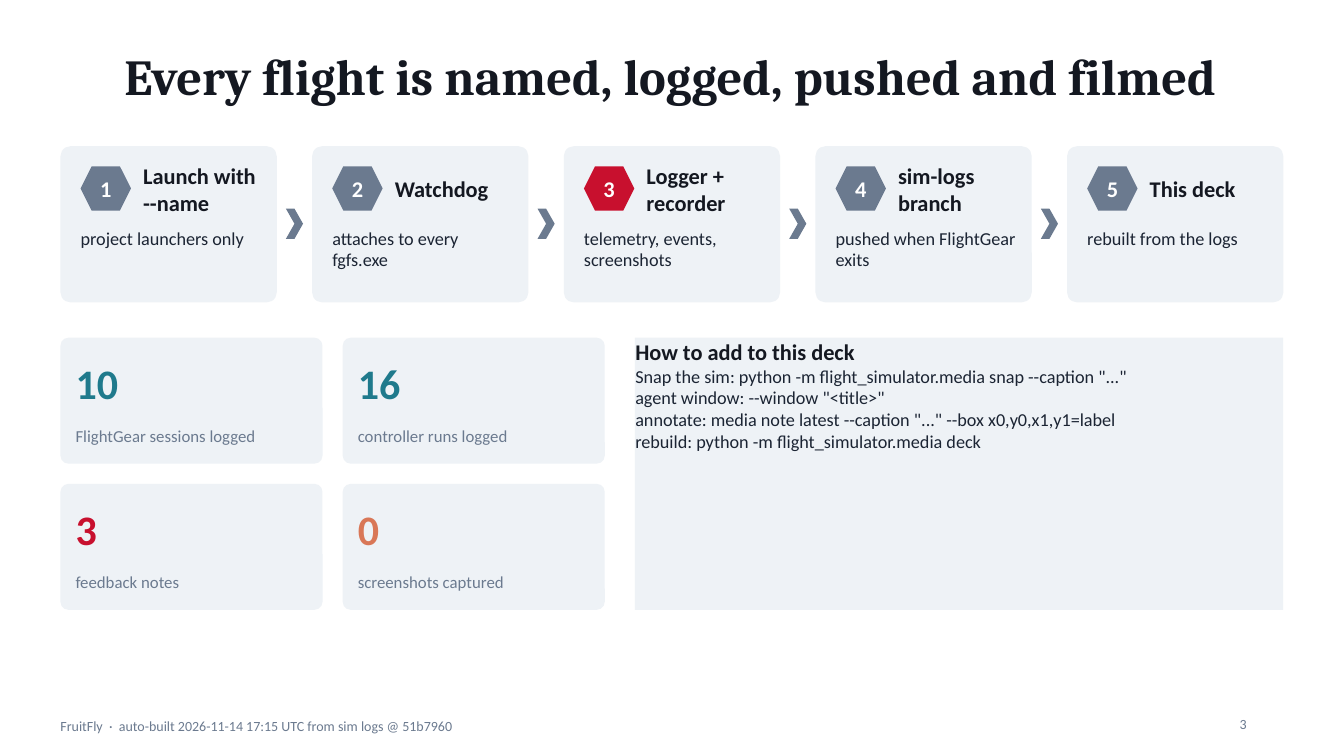
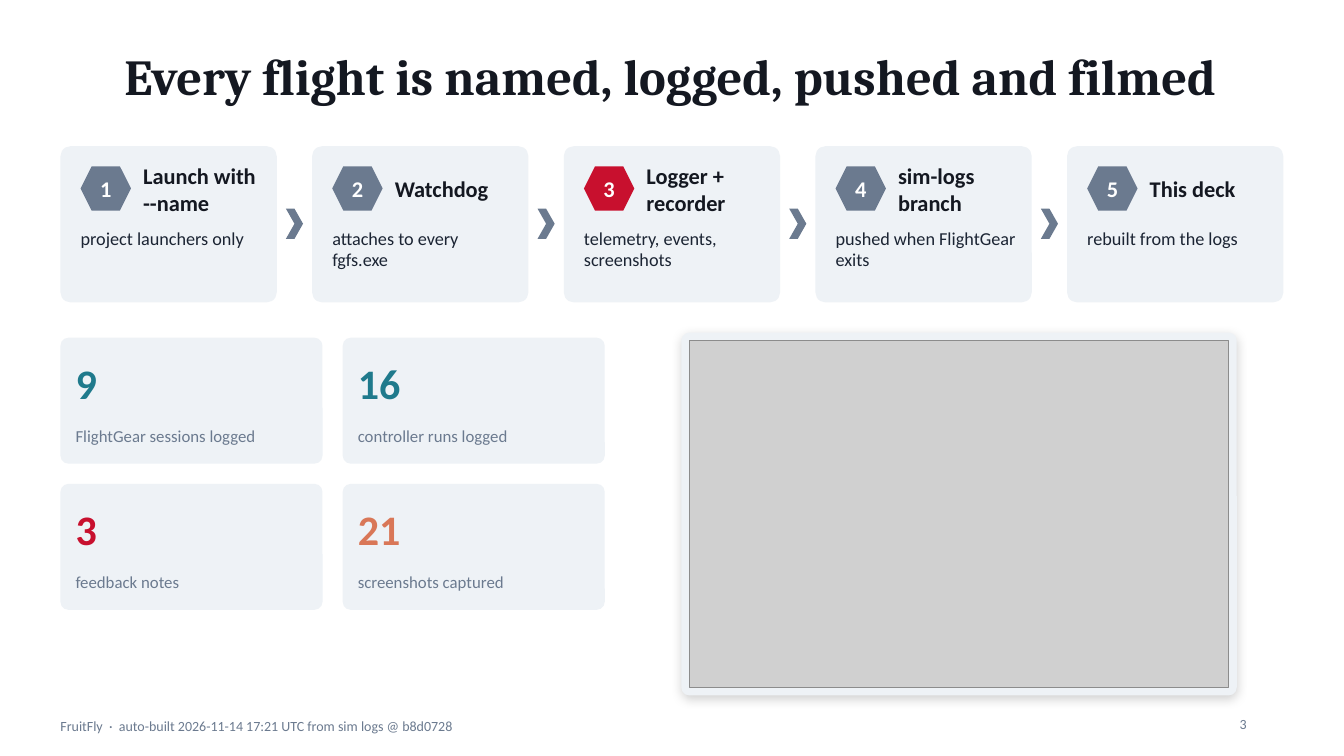
Before and after one commit to bhavyakummeta-a11y/FruitFly, a slide deck: slide 3 of deck/FruitFly_Progress.pptx. Drawn at 1344x756 pixels with LibreOffice and Linux fonts; fonts in the diff are those of the drawing; grey boxes stand for pictures. Boxes give left, top, right and bottom in pixels: in the first picture for what was removed or moved away, otherwise in the second. Text is boxed around its words. In the diff, an @@ line names an element or a change of style, - is before the commit and + after.

```diff
--- a/deck/FruitFly_Progress.pptx
+++ b/deck/FruitFly_Progress.pptx
@@ rectangle removed at (635,338,1284,610) @@
-How to add to this deck
-Snap the sim: python -m flight_simulator.media snap --caption "..."
-agent window: --window "<title>"
-annotate: media note latest --caption "..." --box x0,y0,x1,y1=label
-rebuild: python -m flight_simulator.media deck
@@ rounded rectangle added at (682,333,1237,696), fill #EEF2F6 @@
@@ picture added at (690,341,1229,688) @@
@@ text at (76,371,97,399): text changed @@
-10
+9
@@ text at (358,517,400,545): text changed @@
-0
+21
@@ text at (60,721,452,734): text changed @@
-FruitFly · auto-built 2026-11-14 17:15 UTC from sim logs @ 51b7960
+FruitFly · auto-built 2026-11-14 17:21 UTC from sim logs @ b8d0728
```
Also in this commit, not shown: 18 other slides changed, 3 slides added, 2 other files.
